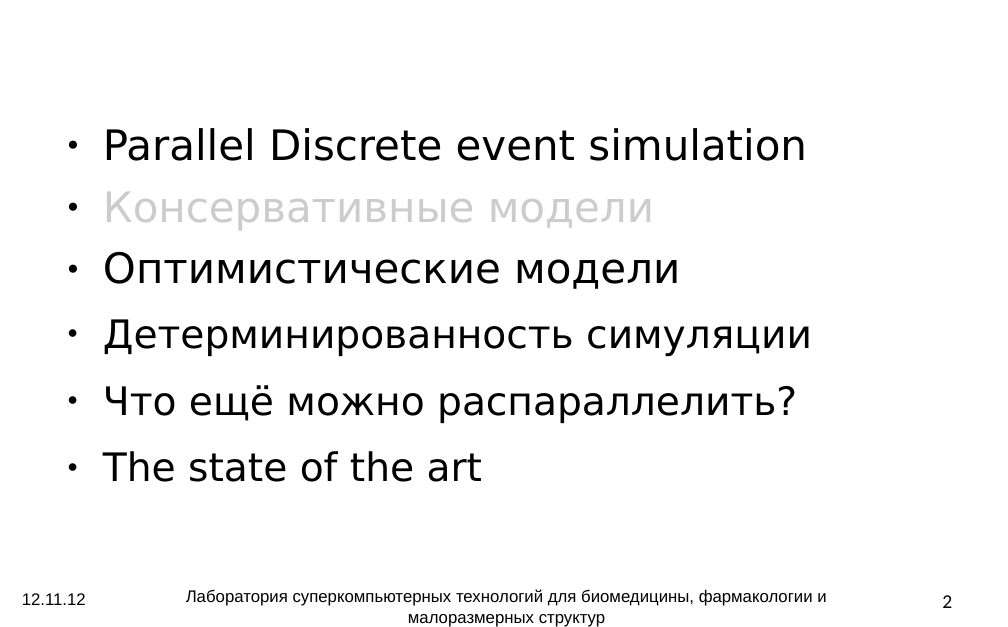
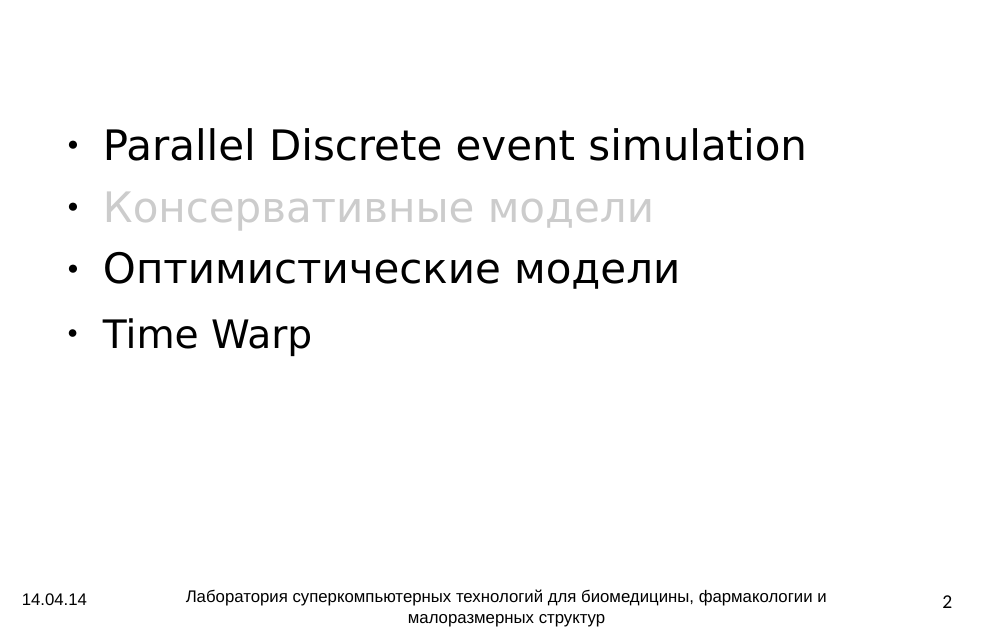
Before and after one commit to atakua/simlectures-archive, a slide deck: slide 2 of lecture07-pdes2/lecture07-pdes2.odp. Drawn at 1008x627 pixels with LibreOffice and Linux fonts; fonts in the diff are those of the drawing; background and template pictures are left out. Boxes give left, top, right and bottom in pixels: in the first picture for what was removed or moved away, otherwise in the second. Text is boxed around its words. In the diff, an @@ line names an element or a change of style, - is before the commit and + after.

```diff
--- a/lecture07-pdes2/lecture07-pdes2.odp
+++ b/lecture07-pdes2/lecture07-pdes2.odp
@@ text at (x1=103, y1=318, x2=312, y2=356): text changed @@
-● Детерминированность симуляции
-● Что ещё можно распараллелить?
-● The state of the art
+● Time Warp
@@ text at (x1=22, y1=593, x2=87, y2=605): text changed @@
-12.11.12
+14.04.14
```
Also in this commit, not shown: 25 other slides changed, 6 slides added, 1 slide removed, 1 other file.
